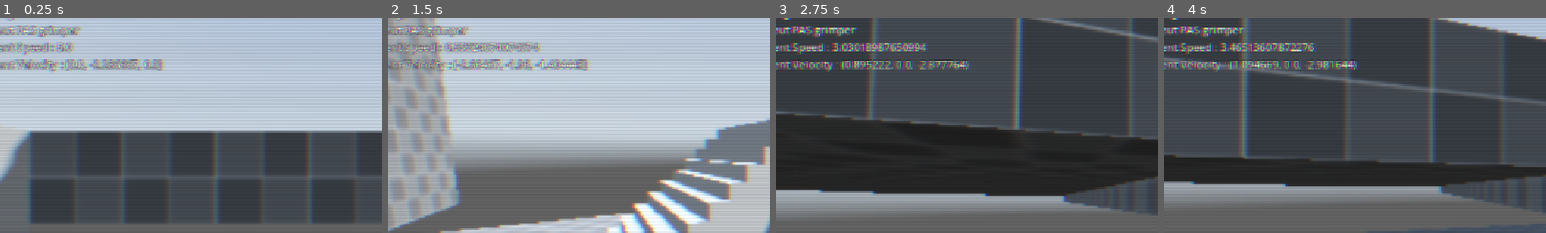
Above: before the commit, frames 1-4 (left to right).
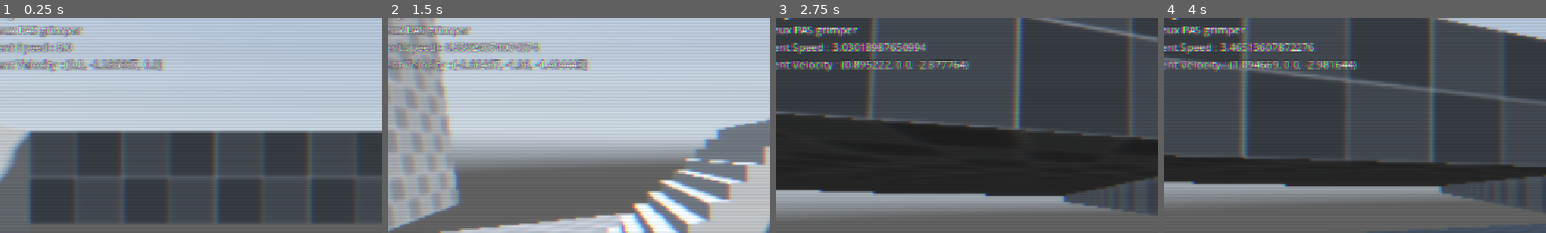
Above: after the commit, the same moments.

Repository: NitenOS/FirstPersonneTemplate
Game: Godot game, scene res://level.tscn
Two runs of this game, one before a commit and one after it. Both use one fixed random seed, a clock stepped at 60 frames per second and the inputs below. A sky picture missing from this copy of the repository is replaced by a grey-blue gradient.
Inputs (mouse positions are % of the whole screen's width and height, from its top left):
- Up to frame 1 (0.25 s): no input
- Up to frame 2 (1.5 s): tap R (restart_level) at 0.5, 1.25 s; move the mouse to (72, 45) at 0.52 s; hold E (lean_right) 0.53-1.28 s; hold Ctrl (crouch) 0.53-1.28 s; click (72, 45) at 0.67 s; tap Space (jump) at 0.77 s; move the mouse to (45, 50) at 1.27 s; hold W (move_forward) from 1.28 s (still down); tap Shift (sprint) at 1.35 s
- Up to frame 3 (2.75 s): keep holding W (move_forward); tap Space (jump) at 1.52 s; tap R (restart_level) at 2 s; move the mouse to (52, 48) at 2.02 s; hold Ctrl (crouch) from 2.03 s (still down)
- Up to frame 4 (4 s): keep holding W (move_forward); tap R (restart_level) at 2.75, 3.5 s; move the mouse to (49, 52) at 2.77 s; release Ctrl (crouch) at 2.78 s; tap Shift (sprint) at 2.85 s; tap Space (jump) at 3.02, 3.77 s; move the mouse to (57, 51) at 3.52 s; hold Ctrl (crouch) from 3.53 s (still down)
The pictures show only the part of the screen within x 3-53%, y 11-61%; the shares and areas given below are measured in that part.

The runs differ from the first frame. In frame 1, 0.7% of the frame differs, in the area x 2-23%, y 3-9%; in frame 2, 0.7%; in frame 3, 0.6%; in frame 4, 0.6%.

Commit message:
Push audio
- Ajout d'un bus avec ("Master", "Sfx", "Music")
- Ajout de différent footstep dans le dossier audio/sfx/footstep
- Ajout de music dans le dossier audio/music
- Une musique est atitré au niveau
- Les bruit de pas se joue quand on marche

Diff:
--- /dev/null
+++ b/Audio/base_audio_bus_layout.tres
@@ -0,0 +1,15 @@
+[gd_resource type="AudioBusLayout" format=3 uid="uid://2du5p5k8fja"]
+
+[resource]
+bus/1/name = &"Sfx"
+bus/1/solo = false
+bus/1/mute = false
+bus/1/bypass_fx = false
+bus/1/volume_db = 0.0
+bus/1/send = &"Master"
+bus/2/name = &"Music"
+bus/2/solo = false
+bus/2/mute = false
+bus/2/bypass_fx = false
+bus/2/volume_db = -25.96362
+bus/2/send = &"Master"
--- a/Node/cb3DPlayer.tscn
+++ b/Node/cb3DPlayer.tscn
@@ -1,6 +1,8 @@
-[gd_scene load_steps=10 format=3 uid="uid://c7gynwqu2m76k"]
+[gd_scene load_steps=11 format=3 uid="uid://c7gynwqu2m76k"]
 
 [ext_resource type="Script" uid="uid://ds2rd6386oum4" path="res://Script/scr_CB3D_Player.gd" id="1_q6ses"]
+[ext_resource type="AudioStream" uid="uid://cfd1tai8th30f" path="res://Audio/Sfx/Footstep/footsteps_indoor/02v2-indoor-footsteps.ogg" id="3_g4afx"]
+[ext_resource type="AudioStream" uid="uid://q7vx6awvgspb" path="res://Audio/Sfx/Footstep/footsteps_indoor/02-indoor-footsteps.ogg" id="3_ha877"]
 
 [sub_resource type="CapsuleShape3D" id="CapsuleShape3D_q6ses"]
 height = 1.8
@@ -100,12 +102,10 @@
 
 [sub_resource type="SeparationRayShape3D" id="SeparationRayShape3D_0rnl3"]
 
-[sub_resource type="CylinderShape3D" id="CylinderShape3D_0rnl3"]
-height = 0.1
-
 [node name="CharacterBody3D" type="CharacterBody3D"]
 floor_snap_length = 0.0
 script = ExtResource("1_q6ses")
+footsteps = Array[AudioStream]([ExtResource("3_ha877"), ExtResource("3_g4afx")])
 
 [node name="CS_Standup" type="CollisionShape3D" parent="."]
 transform = Transform3D(1, 0, 0, 0, 1, 0, 0, 0, 1, 0, 0.9, 0)
@@ -150,13 +150,12 @@
 shape = SubResource("SeparationRayShape3D_0rnl3")
 disabled = true
 
-[node name="SC_Stairs" type="ShapeCast3D" parent="."]
-transform = Transform3D(1, 0, 0, 0, 1, 0, 0, 0, 1, 0, 0.65, 0)
-shape = SubResource("CylinderShape3D_0rnl3")
-
 [node name="RC_Stairs_Ahead" type="RayCast3D" parent="."]
 transform = Transform3D(1, 0, 0, 0, 1, 0, 0, 0, 1, 0, 0.5519589, -0.75360924)
 target_position = Vector3(0, -0.55, 0)
 
 [node name="RC_Stairs_Below" type="RayCast3D" parent="."]
 target_position = Vector3(0, -0.75, 0)
+
+[node name="ASP3D_Footstep" type="AudioStreamPlayer3D" parent="."]
+bus = &"Sfx"
--- a/Script/scr_CB3D_Player.gd
+++ b/Script/scr_CB3D_Player.gd
@@ -10,6 +10,12 @@
 @onready var rcUpView: RayCast3D = $RC_Up_View
 @onready var rcCenterView: RayCast3D = $RC_Center_View
 
+# Audio component
+@onready var asp3dFootstep: AudioStreamPlayer3D = $ASP3D_Footstep
+@export var footsteps : Array[AudioStream]
+var canStep : bool = true
+var lastStepPlay : int = 0
+
 # Usefull Component
 @onready var csStandup : CollisionShape3D = $CS_Standup
 @onready var csCrouch : CollisionShape3D = $CS_Crouch
@@ -24,7 +30,6 @@
 var isGrounded : bool = false
 
 # Stairs moving component
-@onready var scStairs: ShapeCast3D = $SC_Stairs
 @onready var rcStairsAhead: RayCast3D = $RC_Stairs_Ahead
 @onready var rcStairsBelow: RayCast3D = $RC_Stairs_Below
 const MAX_STEP_HEIGHT = 0.5
@@ -90,10 +95,10 @@
 			var tempClimbPosition : Vector3 = position + Vector3(rcUpView.target_position.x, rcUpView.target_position.y + 2.7, rcUpView.target_position.z)
 			_climb_animation(tempClimbPosition)
 			pass
-		DebugLayer.debugText = str("Tu peut grimper")
+		DebugLayer.debugText = str("Tu peux grimper")
 	else:
 		canClimbing = false
-		DebugLayer.debugText = str("Tu peut PAS grimper")
+		DebugLayer.debugText = str("Tu peux PAS grimper")
 
 	# Handle jump.
 	if Input.is_action_just_pressed("jump") and is_on_floor() and !canClimbing:
@@ -312,7 +317,22 @@
 		eyes.position.y = lerp(eyes.position.y, headBobbingVector.y * (headBobbingCurrentIntensity/2.0), delta*lerpSpeed)
 		eyes.position.x = lerp(eyes.position.x, headBobbingVector.x * headBobbingCurrentIntensity, delta*lerpSpeed)
 
+
+		if headBobbingVector.y <= -0.9 and canStep:
+			var tempRand = randi() % (footsteps.size()-1)
+			if lastStepPlay == tempRand:
+				if tempRand == footsteps.size()-1 : tempRand -= 1
+				else: tempRand += 1
+			lastStepPlay = tempRand
+			asp3dFootstep.stream = footsteps[lastStepPlay]
+			asp3dFootstep.play()
+			print(lastStepPlay)
+			canStep = false
+		elif headBobbingVector.y > -0.9:
+			canStep = true
 	else:
 		eyes.position.y = lerp(eyes.position.y, 0.0, delta*lerpSpeed)
 		eyes.position.x = lerp(eyes.position.x, 0.0, delta*lerpSpeed)
+		#asp3dFootstep.stop()
+		canStep = true
 	pass
--- a/level.tscn
+++ b/level.tscn
@@ -1,9 +1,10 @@
-[gd_scene load_steps=10 format=3 uid="uid://bopp7dfmorl7m"]
+[gd_scene load_steps=11 format=3 uid="uid://bopp7dfmorl7m"]
 
 [ext_resource type="PackedScene" uid="uid://c7gynwqu2m76k" path="res://Node/cb3dPlayer.tscn" id="1_u52ul"]
 [ext_resource type="Texture2D" uid="uid://c46p4bp1688k4" path="res://Placeholder/Skybox/hdris/kloofendal_48d_partly_cloudy_puresky_2k.hdr" id="2_vonw3"]
 [ext_resource type="Texture2D" uid="uid://bx5luk3qpxpi8" path="res://Placeholder/Grid/512x512/Gray/Prototype_Grid_Gray_08-512x512.png" id="3_oi3di"]
 [ext_resource type="PackedScene" uid="uid://bak8ltrhbmlv5" path="res://Node/csgStairMaker3D.tscn" id="4_0b4ue"]
+[ext_resource type="AudioStream" uid="uid://dckocve3gxiug" path="res://Audio/Music/lofi-sample-if-i-cant-have-you.mp3" id="5_f2txt"]
 
 [sub_resource type="PanoramaSkyMaterial" id="PanoramaSkyMaterial_oi3di"]
 panorama = ExtResource("2_vonw3")
@@ -153,3 +154,8 @@
 use_collision = true
 size = Vector3(3, 2.5, 3)
 num_stairs = 11
+
+[node name="AudioStreamPlayer" type="AudioStreamPlayer" parent="."]
+stream = ExtResource("5_f2txt")
+autoplay = true
+bus = &"Music"
--- a/project.godot
+++ b/project.godot
@@ -15,6 +15,10 @@
 config/features=PackedStringArray("4.5", "Forward Plus")
 boot_splash/image="uid://bpxmarkkjx5nb"
 config/icon="res://icon.svg"
+
+[audio]
+
+buses/default_bus_layout="uid://2du5p5k8fja"
 
 [autoload]
 
Not shown, changed: export_presets.cfg
Not shown, added: Audio/Music/dirty-lofi-beat.mp3
Not shown, added: Audio/Music/lofi-sample-if-i-cant-have-you.mp3
Not shown, added: Audio/Sfx/Footstep/footsteps_boots/01-footsteps-boots.ogg
Not shown, added: Audio/Sfx/Footstep/footsteps_boots/02-footsteps-boots.ogg
Not shown, added: Audio/Sfx/Footstep/footsteps_boots/03-footsteps-boots.ogg
Not shown, added: Audio/Sfx/Footstep/footsteps_boots/04-footsteps-boots.ogg
Not shown, added: Audio/Sfx/Footstep/footsteps_boots/05-footsteps-boots.ogg
Not shown, added: Audio/Sfx/Footstep/footsteps_boots/06-footsteps-boots.ogg
Not shown, added: Audio/Sfx/Footstep/footsteps_boots/07-footsteps-boots.ogg
Not shown, added: Audio/Sfx/Footstep/footsteps_boots/08-footsteps-boots.ogg
Not shown, added: Audio/Sfx/Footstep/footsteps_boots/09-footsteps-boots.ogg
(and 8 more such lines)
